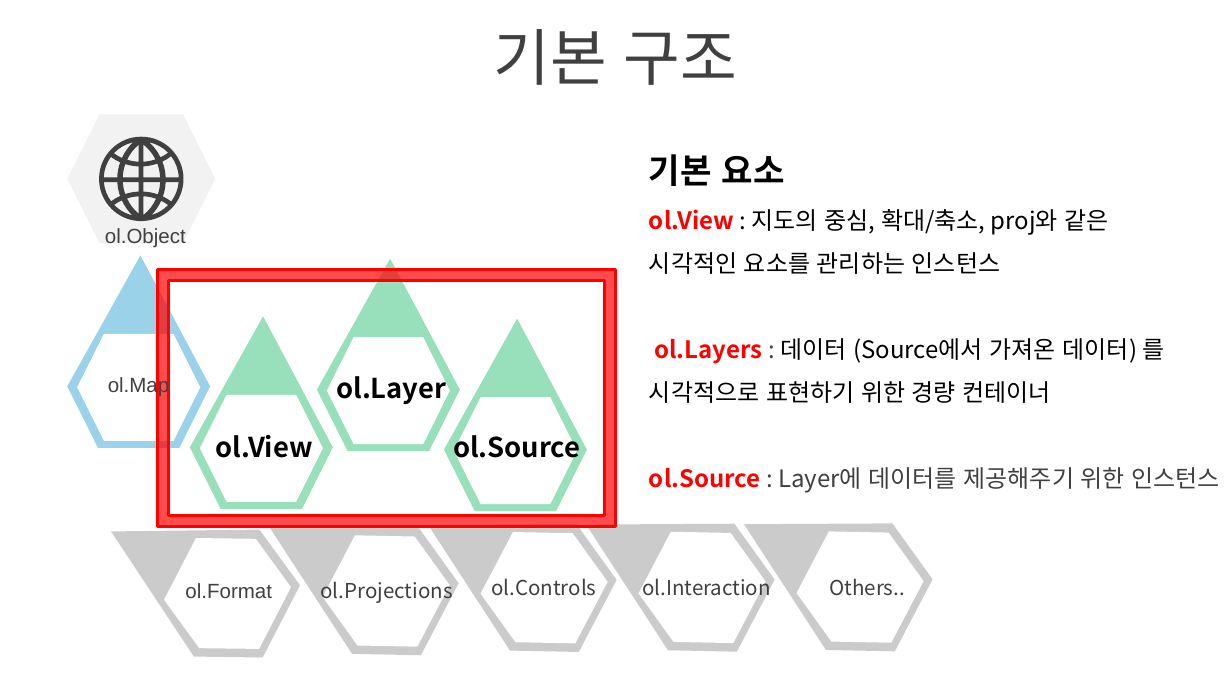
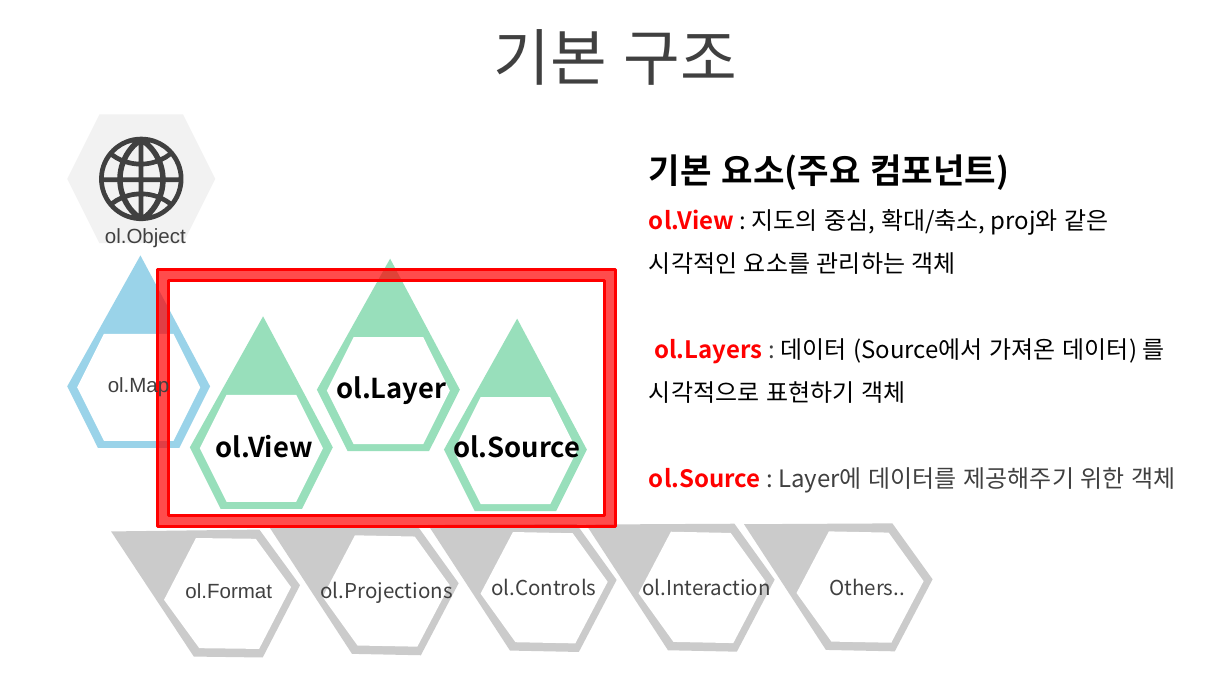
Before and after one commit to awjae/OpenLayers-Study, a slide deck: slide 5 of 오픈레이어스_v0.1_담당어재승.pptx. Drawn at 1232x693 pixels with LibreOffice and Linux fonts; fonts in the diff are those of the drawing; background and template pictures are left out. Boxes give left, top, right and bottom in pixels: in the first picture for what was removed or moved away, otherwise in the second. Text is boxed around its words. In the diff, an @@ line names an element or a change of style, - is before the commit and + after.

```diff
--- a/오픈레이어스_v0.1_담당어재승.pptx
+++ b/오픈레이어스_v0.1_담당어재승.pptx
@@ text at <box>649,154,1009,190</box>: text changed @@
-기본 요소
+기본 요소(주요 컴포넌트)
@@ text at <box>649,252,956,274</box>: text changed @@
-시각적인 요소를 관리하는 인스턴스
+시각적인 요소를 관리하는 객체
@@ text at <box>649,381,1176,493</box>: text changed @@
-시각적으로 표현하기 위한 경량 컨테이너
-ol.Source : Layer에 데이터를 제공해주기 위한 인스턴스
+시각적으로 표현하기 객체
+ol.Source : Layer에 데이터를 제공해주기 위한 객체
```
Also in this commit, not shown: 2 other slides changed, 9 other files.
